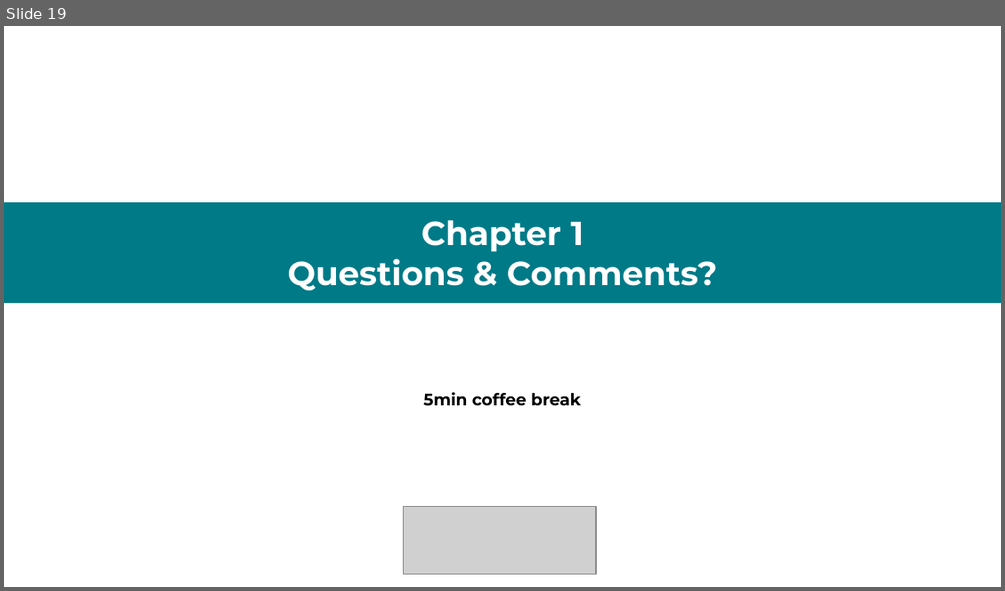
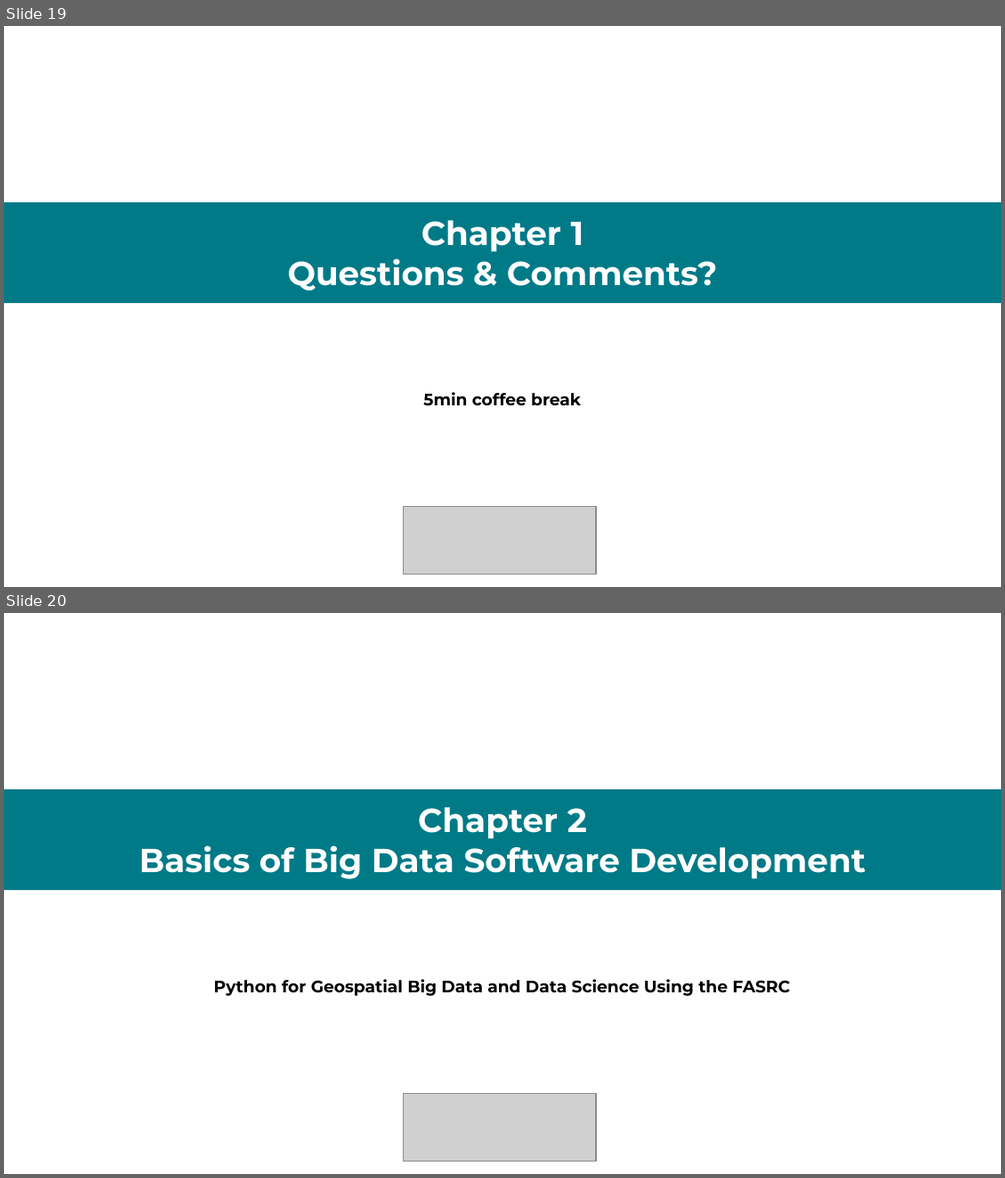
Before and after one commit to RGreinacher/python-workshop-gis-big-data, a slide deck: Slides.pptx. Shown one above the other, each under a label of ours: slide 19 before the commit, slides 19 and 20 after it. The pictures are 1005x591 and 1005x1178 pixels, drawn with LibreOffice and Linux fonts; fonts in the diff are those of the drawing; grey boxes stand for pictures. Boxes give left, top, right and bottom in pixels: in the first picture for what was removed or moved away, otherwise in the second. Text is boxed around its words. In the diff, an @@ line names an element or a change of style, - is before the commit and + after.

Commit message:
added remaining chapters to slides

```diff
--- a/Slides.pptx
+++ b/Slides.pptx
@@ slide 20 added at box(4, 613, 1001, 1174), background #FFFFFF @@
@@ rectangle added at box(4, 789, 1001, 890), fill #007A87, 24 pt, text #FFFFFF, bold @@
+Chapter 2
+Basics of Big Data Software Development
@@ text added at box(214, 979, 790, 996), 12 pt, text #000000, bold @@
+Python for Geospatial Big Data and Data Science Using the FASRC
@@ picture added at box(404, 1094, 596, 1161) @@
```
Also in this commit, not shown: 9 other slides added, 2 other files.
